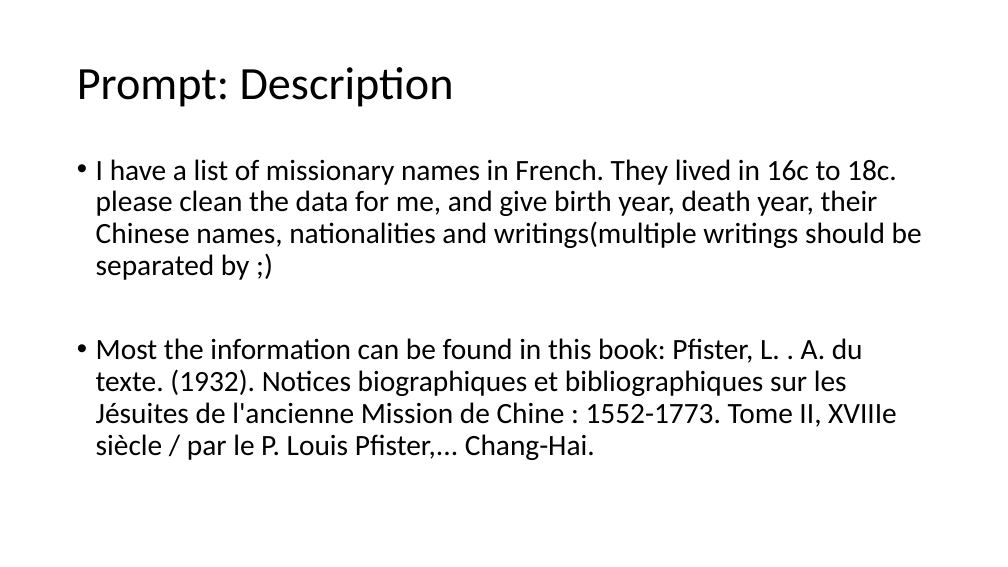
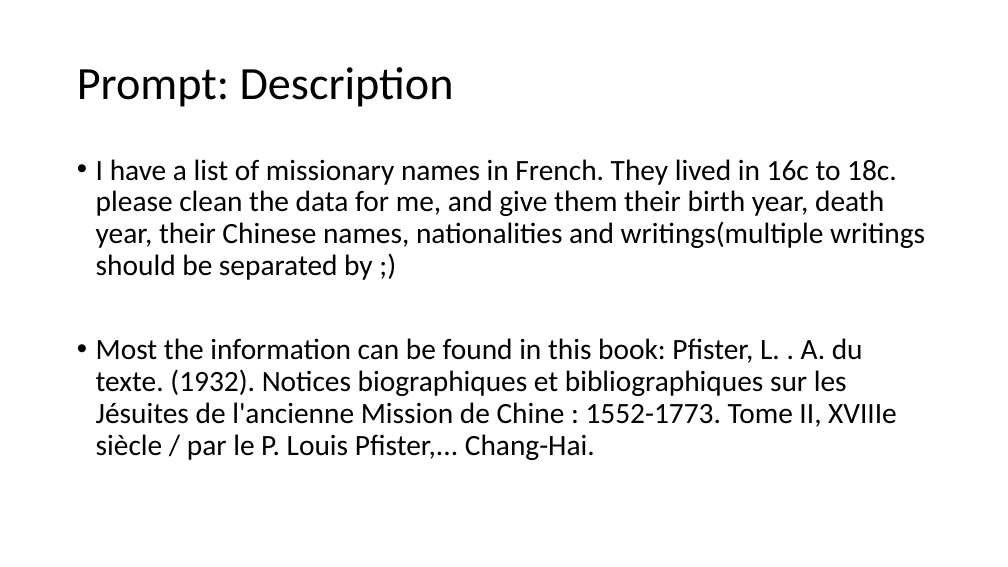
Before and after one commit to fccsdigitalchina/generative_ai_east_asian_studies, a slide deck: slide 11 of _slides/Generative AI for East Asian Studies_use cases.pptx. Drawn at 1008x567 pixels with LibreOffice and Linux fonts; fonts in the diff are those of the drawing. Boxes give left, top, right and bottom in pixels: in the first picture for what was removed or moved away, otherwise in the second. Text is boxed around its words. In the diff, an @@ line names an element or a change of style, - is before the commit and + after.

```diff
--- a/_slides/Generative AI for East Asian Studies_use cases.pptx
+++ b/_slides/Generative AI for East Asian Studies_use cases.pptx
@@ text at bbox=[96, 159, 925, 280]: text changed @@
-• I have a list of missionary names in French. They lived in 16c to 18c. please clean the data for me, and give birth year, death year, their Chinese names, nationalities and writings(multiple writings should be separated by ;)
+• I have a list of missionary names in French. They lived in 16c to 18c. please clean the data for me, and give them their birth year, death year, their Chinese names, nationalities and writings(multiple writings should be separated by ;)
```
Also in this commit, not shown: 14 other slides changed, 9 slides added.
